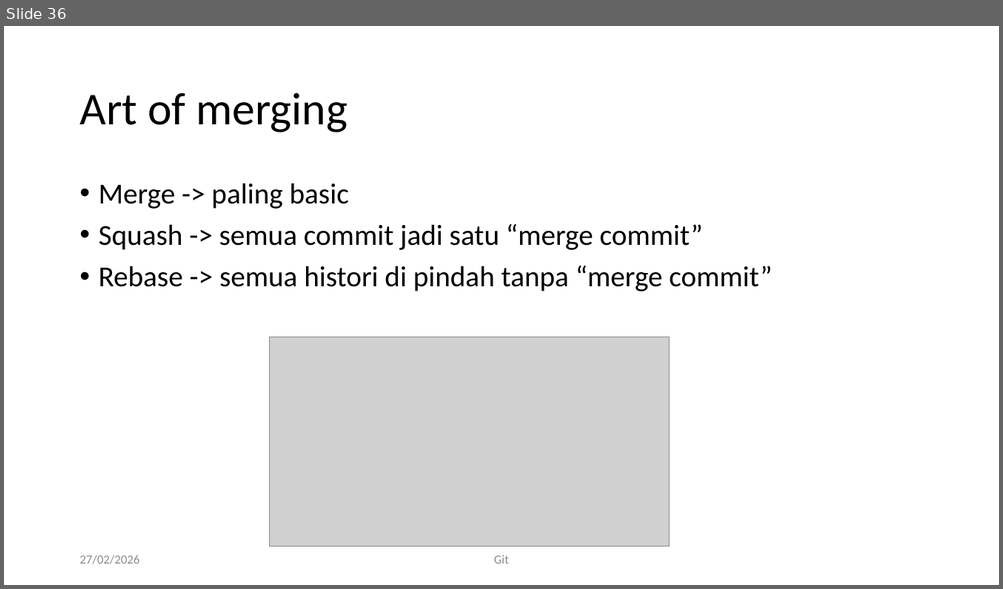
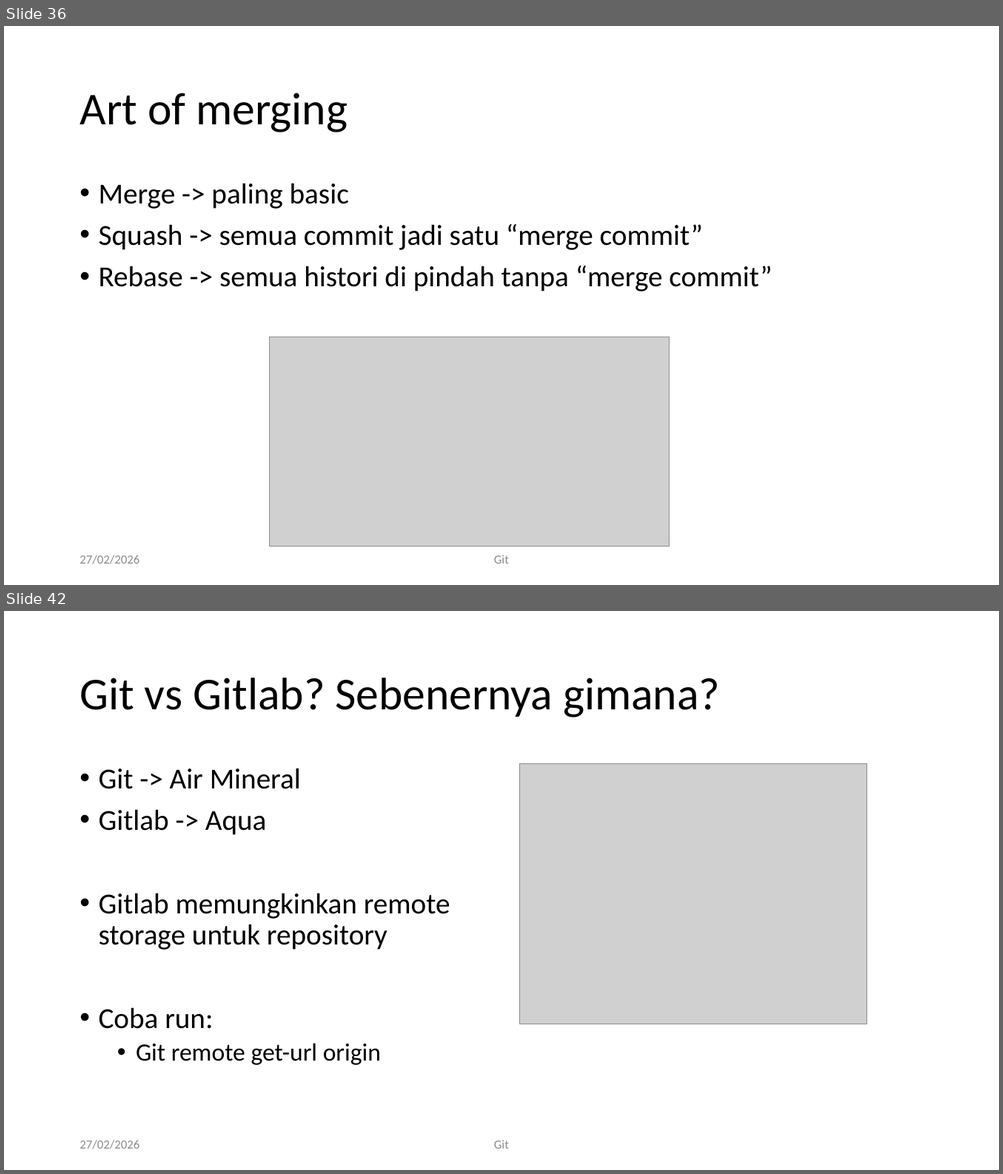
Before and after one commit to RayWP/training-uajy, a slide deck: Part 1 Git/Git-art of source control.pptx. Shown one above the other, each under a label of ours: slide 36 before the commit, slides 36 and 42 after it; the slides between them are not shown. The pictures are 1003x589 and 1003x1174 pixels, drawn with LibreOffice and Linux fonts; fonts in the diff are those of the drawing; grey boxes stand for pictures; background and template pictures are left out. Boxes give left, top, right and bottom in pixels: in the first picture for what was removed or moved away, otherwise in the second. Text is boxed around its words. In the diff, an @@ line names an element or a change of style, - is before the commit and + after.

Commit message:
add part 1 gitlab

```diff
--- a/Part 1 Git/Git-art of source control.pptx
+++ b/Part 1 Git/Git-art of source control.pptx
@@ slide 42 added at [4,611,999,1170], background #FFFFFF @@
@@ title added at [79,678,720,718], 44 pt, text #000000 @@
+Git vs Gitlab? Sebenernya gimana?
@@ picture added at [520,764,868,1025] @@
@@ text added at [99,768,450,1065], 28 pt, text #000000 @@
+• Git -> Air Mineral
+• Gitlab -> Aqua
+• Gitlab memungkinkan remote storage untuk repository
+• Coba run:
+  • Git remote get-url origin
@@ text added at [79,1140,139,1150], 12 pt, text #8C8C8C @@
+27/02/2026
@@ text added at [494,1140,509,1149], 12 pt, text #8C8C8C @@
+Git
```
Also in this commit, not shown: 14 other slides added, 5 other files.
